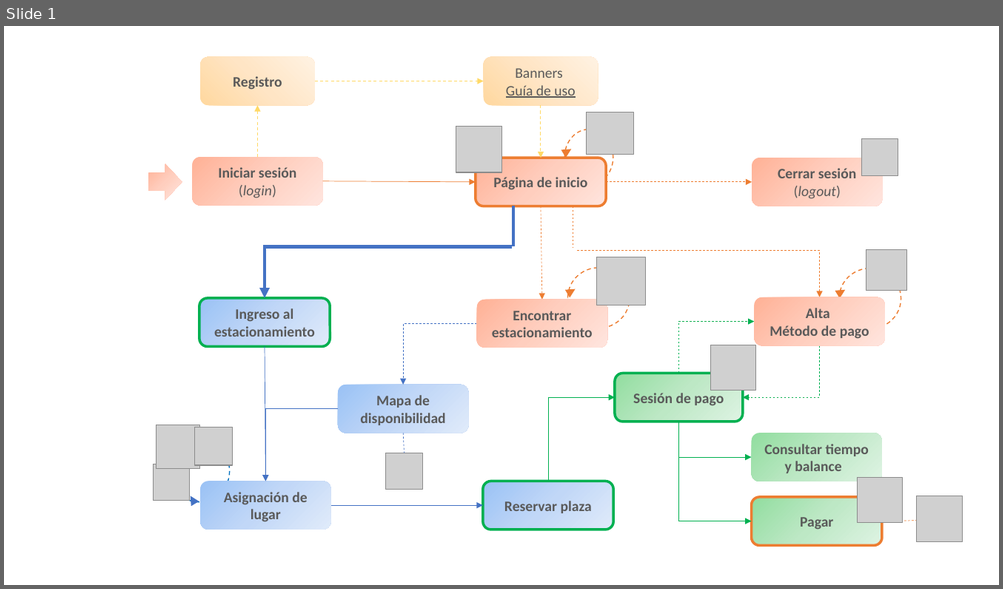
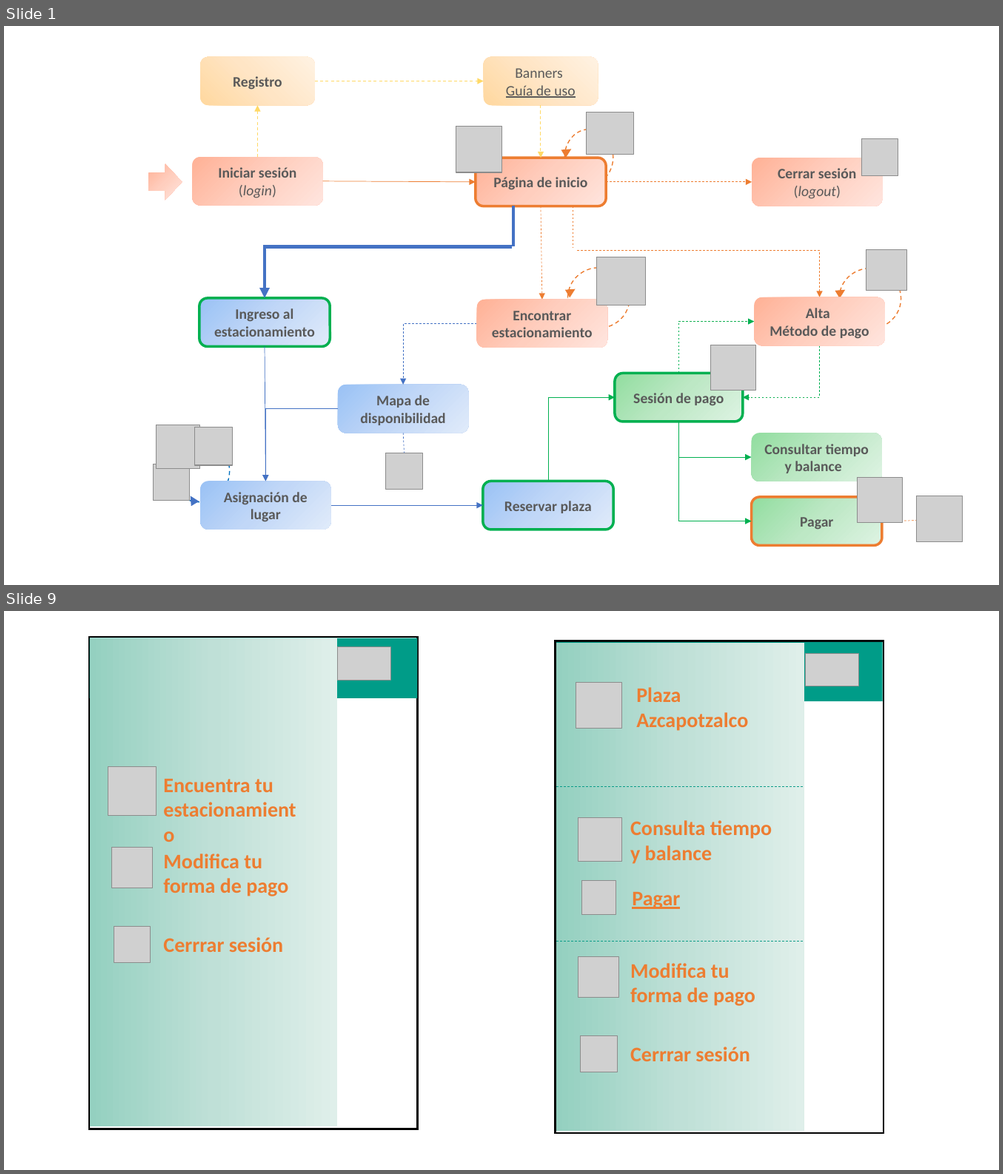
Before and after one commit to ajbeem/iotserver, a slide deck: documentation/MapaNavegacion.pptm. Shown one above the other, each under a label of ours: slide 1 before the commit, slides 1 and 9 after it; the slides between them are not shown. The pictures are 1003x589 and 1003x1174 pixels, drawn with LibreOffice and Linux fonts; fonts in the diff are those of the drawing; grey boxes stand for pictures. Boxes give left, top, right and bottom in pixels: in the first picture for what was removed or moved away, otherwise in the second. Text is boxed around its words. In the diff, an @@ line names an element or a change of style, - is before the commit and + after.

```diff
--- a/documentation/MapaNavegacion.pptm
+++ b/documentation/MapaNavegacion.pptm
@@ slide 9 added at box(4, 611, 999, 1170), background #FFFFFF @@
@@ rectangle added at box(89, 637, 418, 1130), fill #FFFFFF, outline #000000 1.75 pt @@
@@ rectangle added at box(90, 638, 418, 698), fill #009C88 @@
@@ picture added at box(338, 647, 391, 681) @@
@@ rectangle added at box(555, 641, 884, 1133), fill #FFFFFF, outline #000000 1.75 pt @@
@@ rectangle added at box(556, 642, 882, 702), fill #009C88 @@
@@ picture added at box(805, 653, 859, 686) @@
@@ rectangle added at box(581, 658, 614, 662), fill #FFFFFF @@
@@ rectangle added at box(581, 669, 614, 673), fill #FFFFFF @@
@@ picture added at box(575, 683, 621, 728) @@
@@ rectangle added at box(581, 680, 614, 684), fill #FFFFFF @@
@@ text added at box(636, 687, 748, 731), 20 pt, text #ED7D31, bold @@
+Plaza Azcapotzalco
@@ line added from (556, 787) to (804, 787), #009C88 0.5 pt dashed @@
@@ picture added at box(578, 817, 622, 862) @@
@@ text added at box(630, 820, 771, 864), 20 pt, text #ED7D31, bold @@
+Consulta tiempo y balance
@@ picture added at box(581, 880, 616, 914) @@
@@ text added at box(632, 892, 680, 909), 20 pt, text #ED7D31, bold, underline @@
+Pagar
@@ picture added at box(188, 919, 215, 941) @@
@@ group added at box(90, 638, 338, 1127): 3 pictures, 3 texts, 1 rectangle @@
+Encuentra tu estacionamiento
+Modifica tu forma de pago
+Cerrrar sesión
@@ line added from (556, 941) to (804, 941), #009C88 0.5 pt dashed @@
@@ group added at box(556, 643, 804, 1132): 2 pictures, 2 texts, 1 rectangle @@
+Modifica tu forma de pago
+Cerrrar sesión
@@ picture added at box(636, 1039, 678, 1074) @@
```
Also in this commit, not shown: 4 slides changed, 2 other slides added, 1 slide removed.
